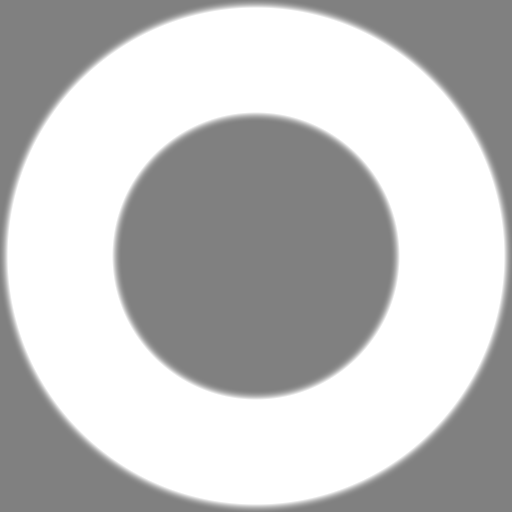
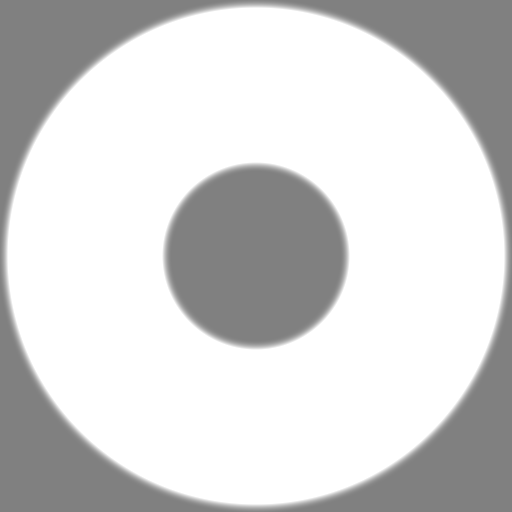
Layer changes from the first 512 × 512 image to the second:
painted on "Эллипс 1 копия", unmasked it over [left=112, top=112, right=400, bottom=400]
